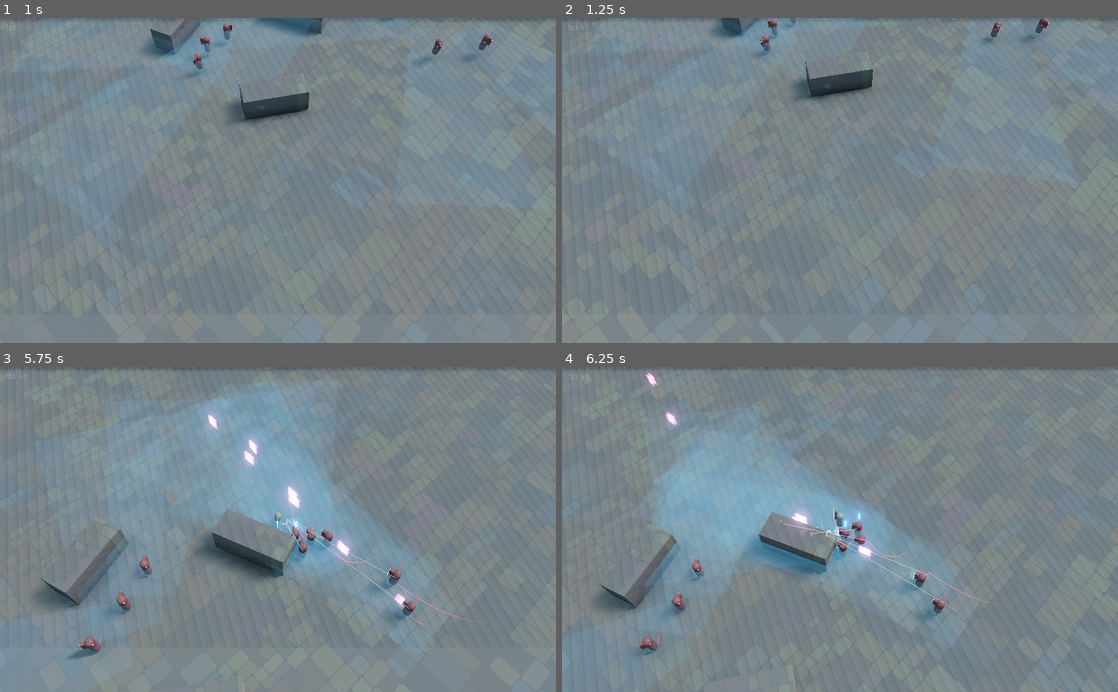
Above: before the commit, frames 1-4 (two rows, left to right).
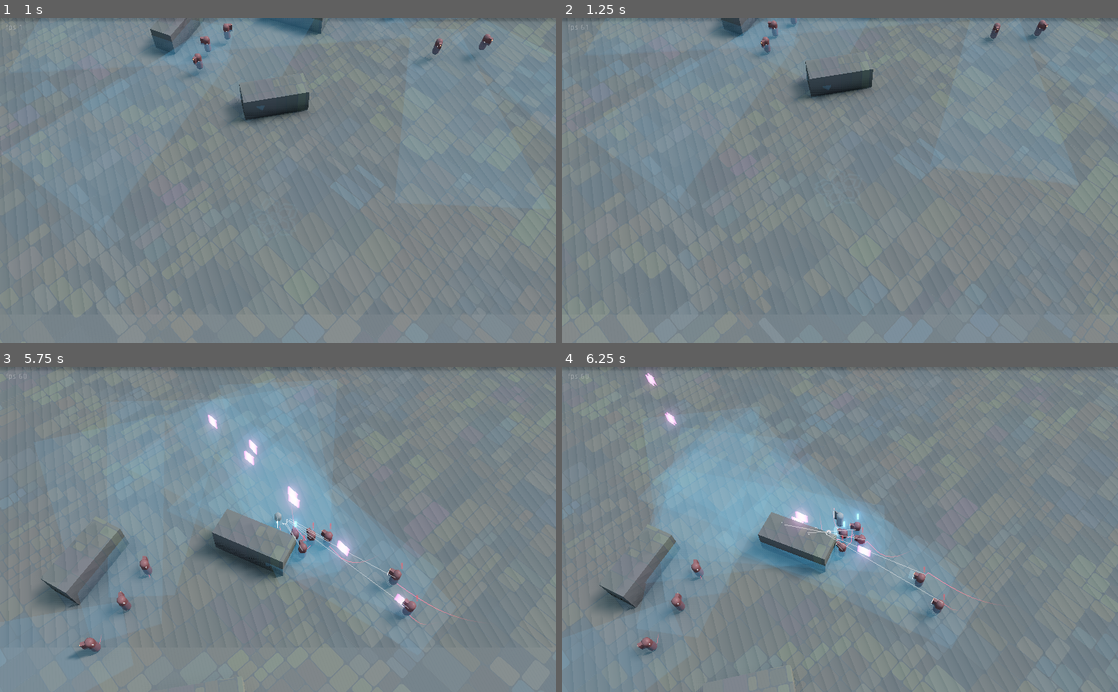
Above: after the commit, the same moments.

Repository: ioxu/key
Game: Godot game, scene res://scenes/splash.tscn
The game is run twice, just before and just after one commit, with the same random seed, the same clock (stepped at 60 frames per second) and the same inputs.
Inputs (mouse positions are in pixels of both pictures, inside the frame that each line leads up to):
- Up to frame 1 (1 s): tap Enter at 0.5 s; move the mouse to (400, 164) at 0.52 s; hold D (move_right) from 0.53 s (still down); hold Left (camera_rotate_left) from 0.53 s (still down); click (400, 164) at 0.67 s; tap Space (jump) at 0.77 s
- Up to frame 2 (1.25 s): keep holding D (move_right); keep holding Left (camera_rotate_left)
- Up to frame 3 (5.75 s): move the mouse to (166, 545) at 1.27 s; release D (move_right) at 1.28 s; release Left (camera_rotate_left) at 1.28 s; hold S (move_down) 1.28-2.03 s; tap Right (camera_rotate_right) at 1.35 s; tap Space (jump) at 1.52, 3.02, 3.77, 4.52 s; move the mouse to (333, 458) at 2.02 s; hold D (move_right) 2.03-2.78 s; click (333, 458) at 2.1 s; move the mouse to (250, 594) at 2.77 s; hold W (move_up) 2.78-3.53 s; tap Left (camera_rotate_left) at 2.85 s; click (250, 594) at 2.92 s; move the mouse to (444, 578) at 3.52 s; hold Right (camera_rotate_right) 3.53-4.28 s; hold A (move_left) 3.53-5.03 s; move the mouse to (111, 480) at 4.27 s; click (111, 480) at 4.35 s; move the mouse to (305, 529) at 5.02 s; hold S (move_down) from 5.03 s (still down); hold Left (camera_rotate_left) from 5.03 s (still down); click (305, 529) at 5.17 s
- Up to frame 4 (6.25 s): move the mouse to (756, 448) at 5.77 s; release S (move_down) at 5.78 s; release Left (camera_rotate_left) at 5.78 s; hold D (move_right) from 5.78 s (still down); tap Right (camera_rotate_right) at 5.85 s; tap Space (jump) at 6.02 s

Frame 1 is identical in both runs. In frame 2, 0.2% of the frame differs, in the area x 28-88%, y 0-23%; in frame 3, less than 0.1%; in frame 4, 0.9%, in the area x 1-100%, y 0-100%.

Commit message:
bullet knockback, resolves #15

Diff:
--- a/data/enemies/Enemy.gd
+++ b/data/enemies/Enemy.gd
@@ -21,7 +21,7 @@
 var speed := Vector3.ZERO
 var strafe_direction = 1.0 # 1.0 == right, -1.0 == left
 var is_airborne : = false
-var gravity := -10.0
+var gravity := -40.0
 var jump_acceleration := 3.0
 var age := 0.0
 var age_offset_rng = RandomNumberGenerator.new()
@@ -119,10 +119,7 @@
 	health -= damage
 	hurt_meter.set_factor( 1.0 - health/initial_health )
 
-	# knockback #15
-	direction = bullet.global_transform.basis.z
-	direction = direction.normalized()
-	movement_speed = bullet.projectile_knockback
+	_apply_bullet_knockback(bullet)
 
 	if fsm.state in ["idle", "search"]:
 		set_new_poi_target(bullet.starting_position)
@@ -149,6 +146,14 @@
 		$vision_raycast.stop()
 		repeat_attack_notification_timer.queue_free()
 		queue_free()
+
+
+func _apply_bullet_knockback(bullet):
+	direction = Vector3(bullet.global_transform.basis.z).rotated(Vector3.UP, rand_range(-PI*0.3, PI*0.3))
+	direction = direction.normalized()
+	movement_speed = bullet.projectile_knockback
+	rotate_y( [-1,1][randi()%2] * PI*0.25 )
+	current_vertical_speed.y = 7.0
 
 
 # ------------------------------------------------------------------------------
@@ -381,7 +386,7 @@
 		accelerate = acceleration
 	direction = Vector3.ZERO
 	speed = speed.linear_interpolate(max_speed, delta * accelerate)
-	movement = transform.basis * speed
+	#movement = transform.basis * speed
 	movement = speed
 
 	current_vertical_speed.y += gravity * delta * jump_acceleration
--- a/data/shaders/trail_shader_material.tres
+++ b/data/shaders/trail_shader_material.tres
@@ -10,7 +10,7 @@
 shader_param/roughness = null
 shader_param/point_size = 2.5
 shader_param/emission = Color( 0.419608, 0.658824, 0.909804, 1 )
-shader_param/emission_energy = 20.0
+shader_param/emission_energy = 10.0
 shader_param/uv1_scale = null
 shader_param/uv1_offset = null
 shader_param/uv2_scale = null
--- a/scenes/player/Controller.gd
+++ b/scenes/player/Controller.gd
@@ -186,7 +186,6 @@
 		accelerate = acceleration
 	direction = Vector3.ZERO
 	speed = speed.linear_interpolate(max_speed, dt * accelerate)
-	movement = player.transform.basis * speed
 	movement = speed
 	current_vertical_speed.y += gravity * dt * jump_acceleration
 	movement += current_vertical_speed
--- a/scenes/player/player.gd
+++ b/scenes/player/player.gd
@@ -62,5 +62,10 @@
 	if !get_active():
 		return
 
+	# knockback #15
+	#$Controller.direction = bullet.global_transform.basis.z
+	#$Controller.direction = $Controller.direction.normalized()
+	#$Controller.movement_speed = bullet.projectile_knockback
+
 	var damage = damage_rng.randf_range(bullet.damage_range[0], bullet.damage_range[1])
 	set_health( health - damage )
